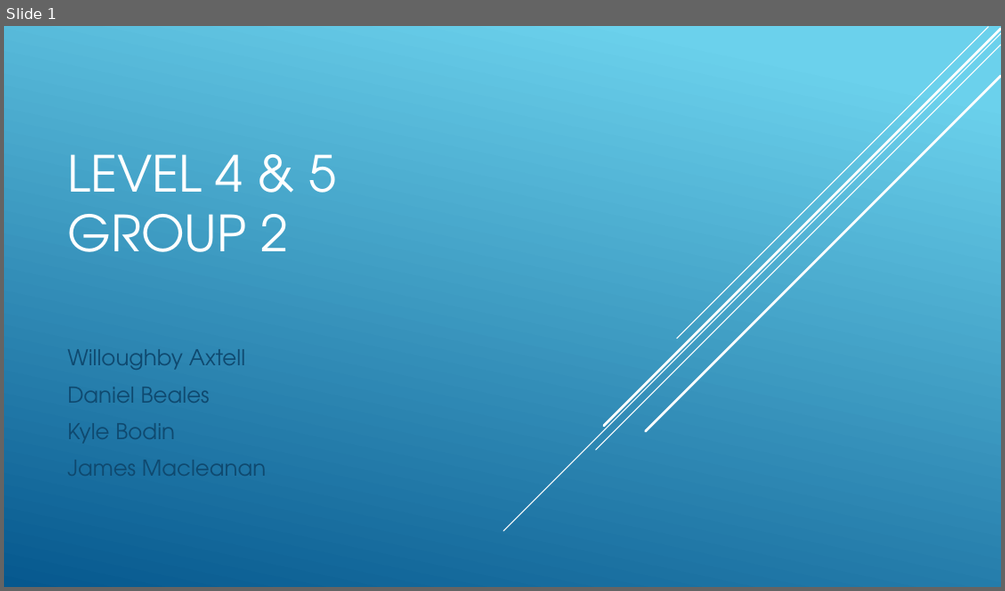
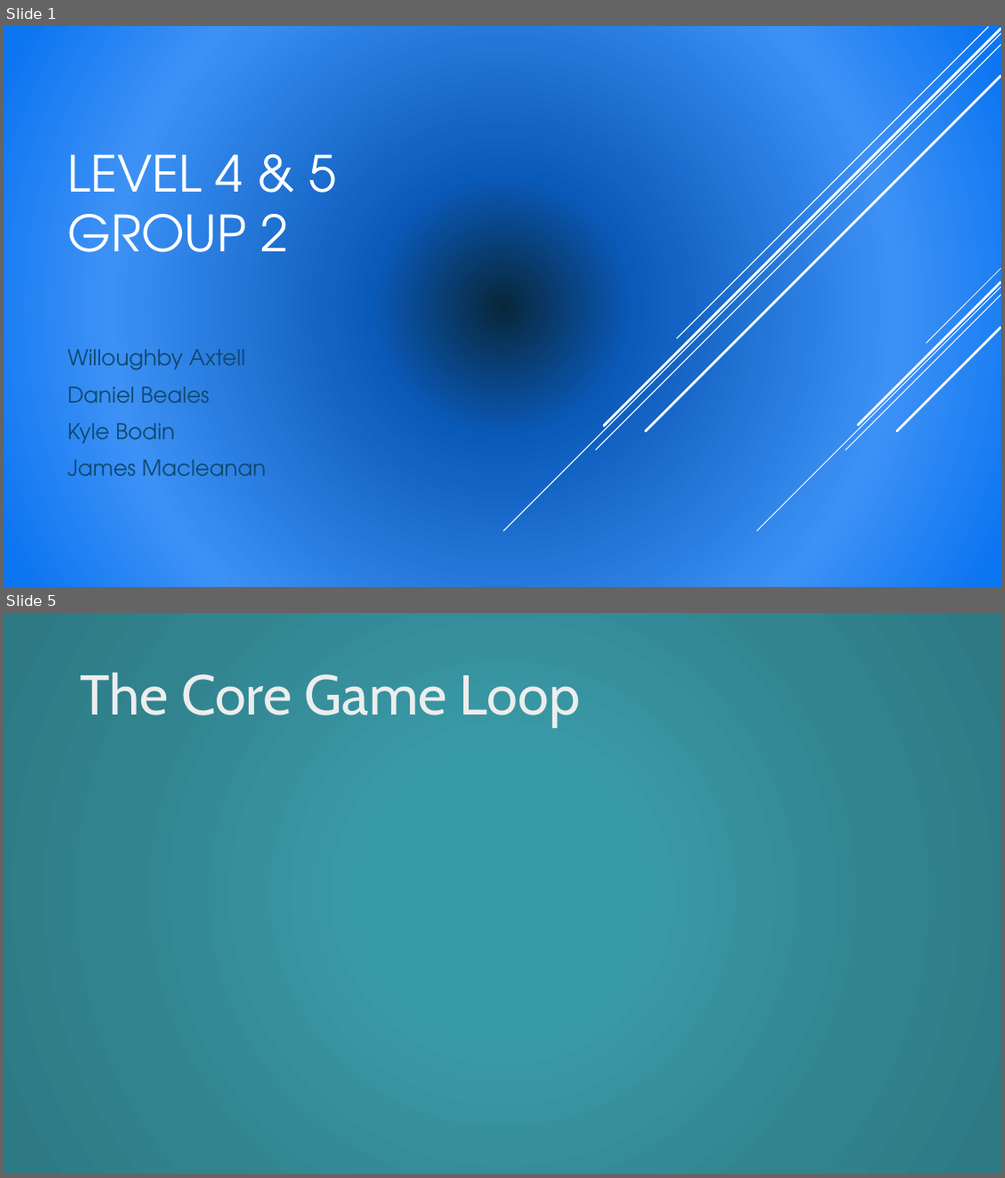
Before and after one commit to UoSGroupProjects1718/mgp-l4-5-group-2, a slide deck: LEVEL 4 & 5.pptx. Shown one above the other, each under a label of ours: slide 1 before the commit, slides 1 and 5 after it; the slides between them are not shown. The pictures are 1005x591 and 1005x1178 pixels, drawn with LibreOffice and Linux fonts; fonts in the diff are those of the drawing. Boxes give left, top, right and bottom in pixels: in the first picture for what was removed or moved away, otherwise in the second. Text is boxed around its words. In the diff, an @@ line names an element or a change of style, - is before the commit and + after.

```diff
--- a/LEVEL 4 & 5.pptx
+++ b/LEVEL 4 & 5.pptx
@@ slide 5 added at [4, 613, 1001, 1174], background gradient #3A9BA8 to #31828E to #2E7A84 @@
@@ title added at [80, 672, 580, 728], 54 pt, text gradient #BFBFBF to #EDEDED to #FFFFFF @@
+The Core Game Loop
@@ slide 1 changed as well @@
@@ background gradient #6ED2EB to #06588E to gradient #08273B to #0A5ABA to #3D91F5 to #0C75F1 @@
@@ group added at [757, 268, 1001, 531]: 5 lines @@
```
Also in this commit, not shown: 9 other slides added, 1 slide removed.
